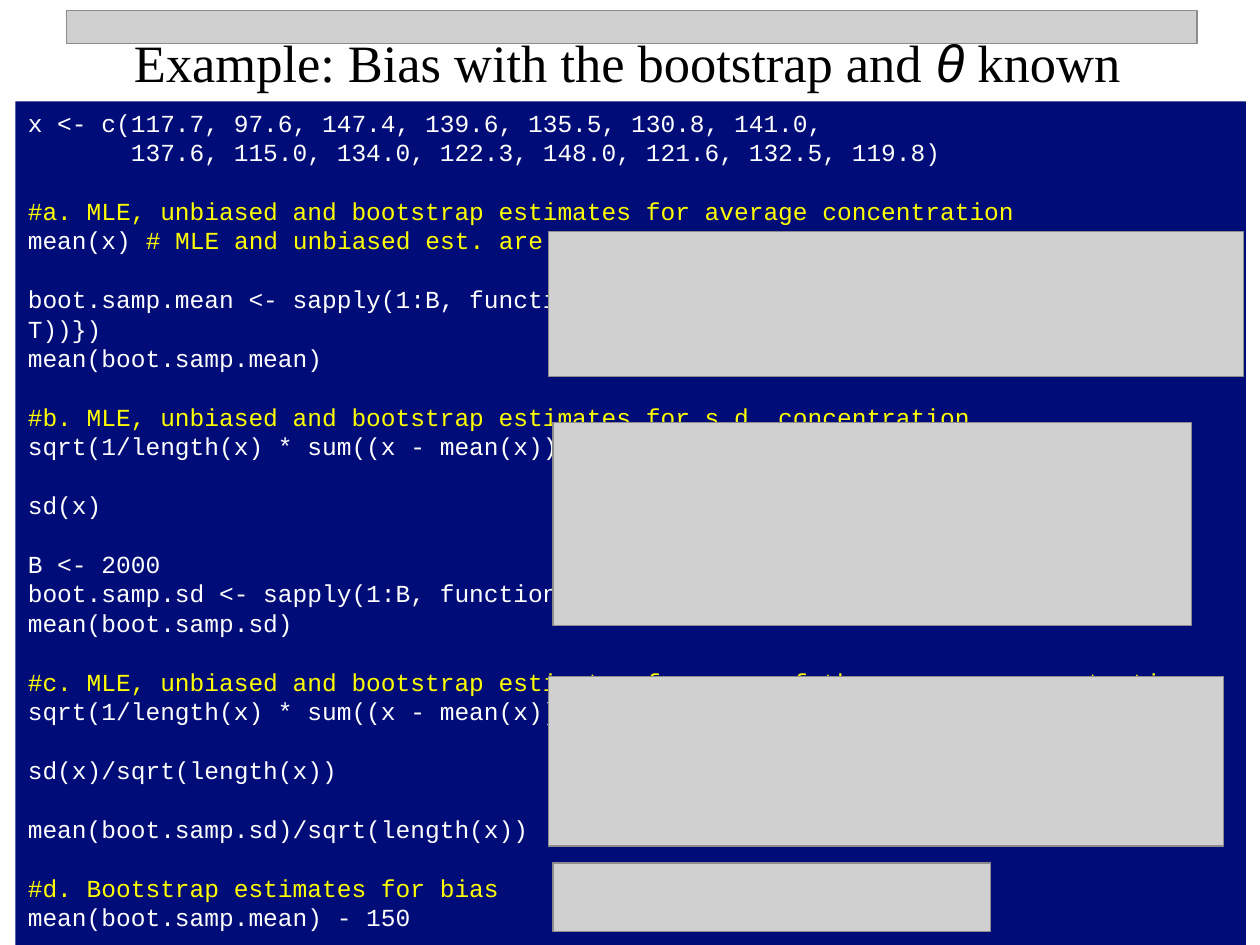
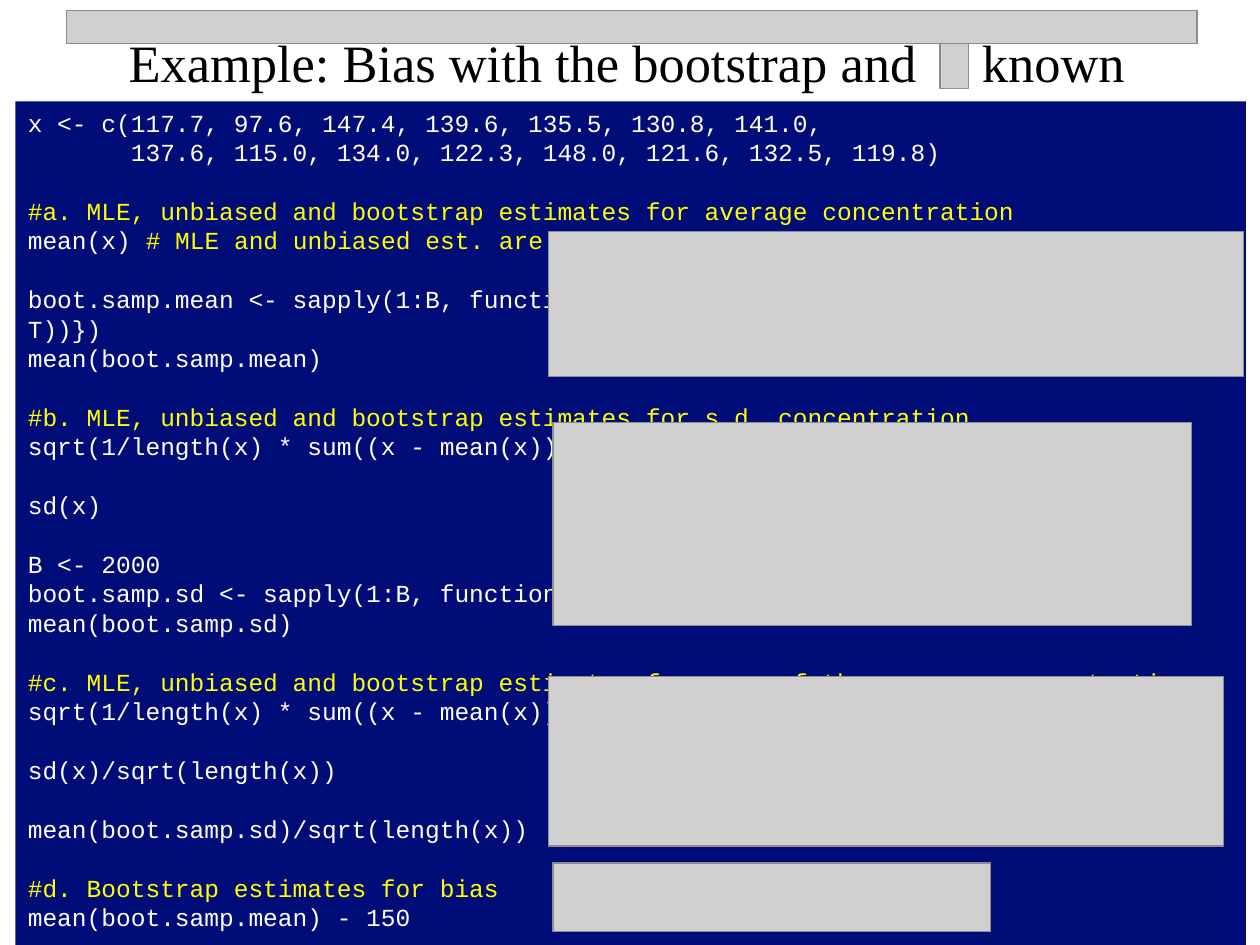
Before and after one commit to npetraco/MAT301, a slide deck: slide 28 of Notes/5_Point_Estimation_and_Sampling_Distributions.pptx. Drawn at 1260x945 pixels with LibreOffice and Linux fonts; fonts in the diff are those of the drawing; grey boxes stand for pictures. Boxes give left, top, right and bottom in pixels: in the first picture for what was removed or moved away, otherwise in the second. Text is boxed around its words. In the diff, an @@ line names an element or a change of style, - is before the commit and + after.

Commit message:
update

```diff
--- a/Notes/5_Point_Estimation_and_Sampling_Distributions.pptx
+++ b/Notes/5_Point_Estimation_and_Sampling_Distributions.pptx
@@ text at [129, 41, 1125, 93]: text changed @@
-Example: Bias with the bootstrap and θ known
+Example: Bias with the bootstrap and known
@@ picture added at [940, 43, 968, 88] @@
```
Also in this commit, not shown: 1 other slide changed.
